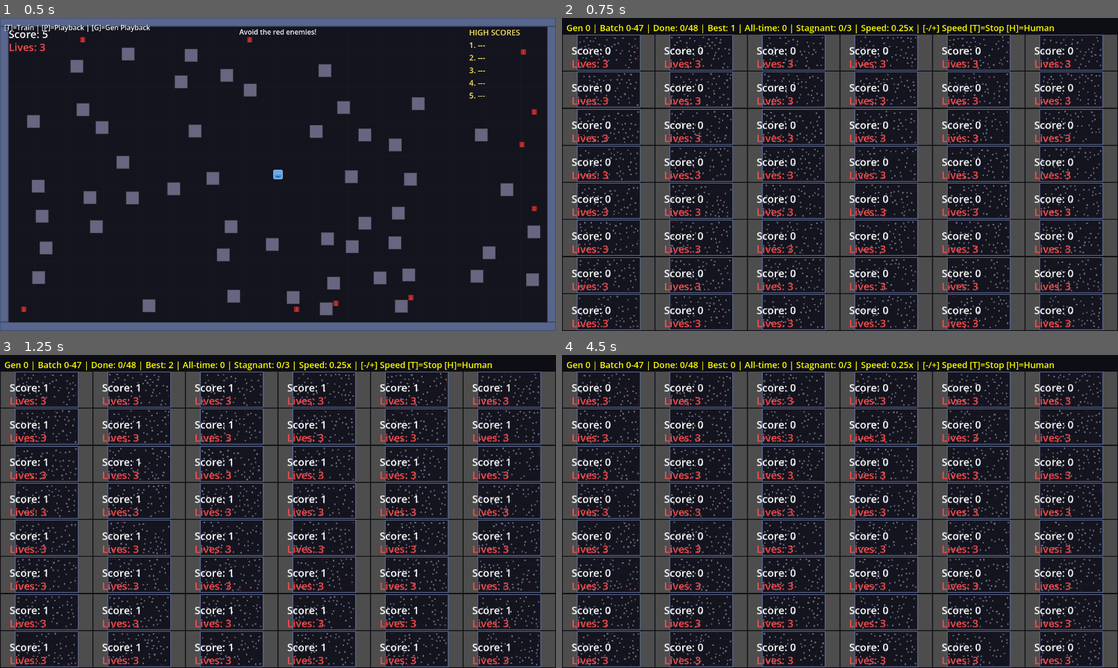
Above: before the commit, frames 1-4 (two rows, left to right).
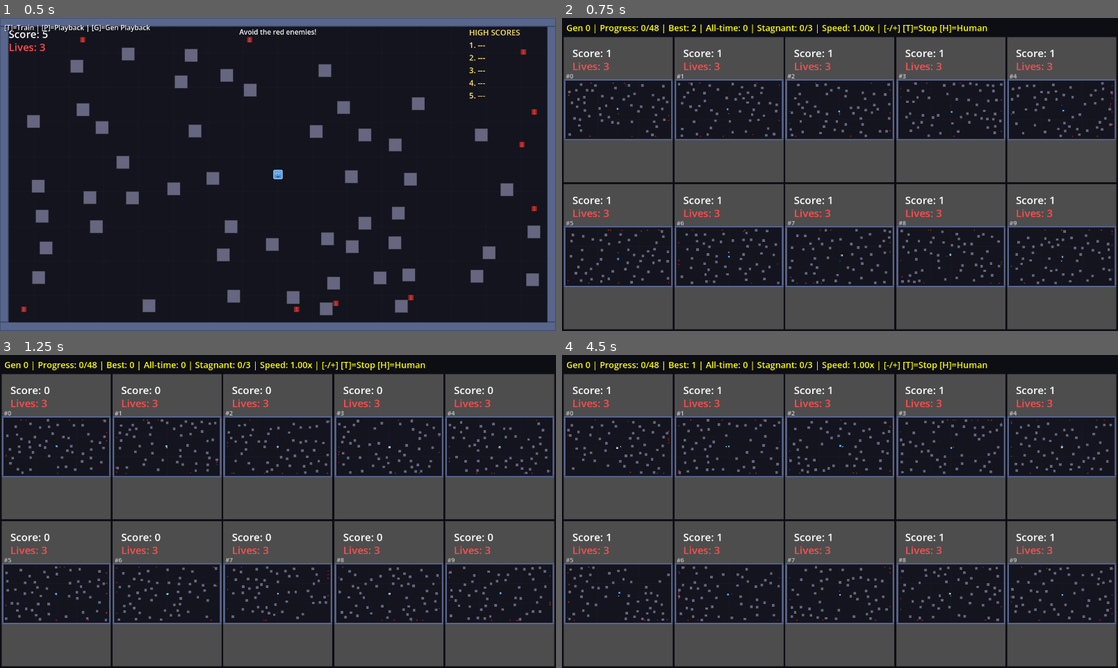
Above: after the commit, the same moments.

Repository: aryavolkan/evolve
Game: Godot game, scene res://main.tscn
Same seed, same stepped clock (60 frames per second), same inputs: the game is played once before the commit and once after it.
Inputs:
- Up to frame 1 (0.5 s): no input
- Up to frame 2 (0.75 s): tap Enter (ui_accept) at 0.5 s; hold D (shoot_right) from 0.53 s (still down); hold T from 0.53 s (still down)
- Up to frame 3 (1.25 s): keep holding D (shoot_right); keep holding T; tap Enter (ui_accept) at 0.77 s
- Up to frame 4 (4.5 s): release D (shoot_right) at 1.28 s; release T at 1.28 s; hold S (shoot_down) 1.28-2.03 s; tap Shift at 1.35 s; tap Enter (ui_accept) at 1.52, 3.02, 3.77 s; hold D (shoot_right) 2.03-2.78 s; hold P 2.03-2.78 s; hold W (shoot_up) 2.78-3.53 s; tap H at 2.85 s; hold G 3.53-4.28 s; hold A (shoot_left) from 3.53 s (still down); tap T at 4.35 s

Frame 1 is identical in both runs. In frame 2, 60% of the frame differs, in the area x 0-100%, y 2-100%; in frame 3, 59%; in frame 4, 60%.

Commit message:
Switch to rolling batch training with 5x2 grid
- Change from 48 parallel arenas to 10 (5x2 grid layout)
- Implement rolling replacement: when one individual dies, next in
  population takes its slot immediately
- Remove time limit - individuals only end on game over
- Remove auto-scaling speed, use discrete steps: 0.25, 0.5, 1, 1.5, 2, 4x
- Fix integer division bug for grid positioning
- Update stats display to show progress as evaluated/total

Co-Authored-By: Claude Opus 4.5 <noreply@anthropic.com>

Diff:
--- a/training_manager.gd
+++ b/training_manager.gd
@@ -20,9 +20,12 @@
 # Configuration
 var population_size: int = 48
 var max_generations: int = 100
-var max_eval_time: float = 60.0
 var time_scale: float = 1.0
-var parallel_count: int = 48  # Number of parallel arenas (6x8 grid)
+var parallel_count: int = 10  # Number of parallel arenas (5x2 grid)
+
+# Rolling evaluation - next individual to evaluate
+var next_individual: int = 0
+var evaluated_count: int = 0
 
 # Paths
 const BEST_NETWORK_PATH := "user://best_network.nn"
@@ -233,18 +236,18 @@
 	_update_container_size()
 
 	var size = get_window_size()
-	var cols = 6
-	var rows = 8
-	var gap = 2
-	var top_margin = 36
+	var cols = 5
+	var rows = 2
+	var gap = 4
+	var top_margin = 40
 
 	# Simple calculation: divide available space evenly
 	var arena_w = (size.x - gap * (cols + 1)) / cols
 	var arena_h = (size.y - top_margin - gap * (rows + 1)) / rows
 
 	for i in eval_instances.size():
-		var col = i % cols
-		var row = i / cols
+		var col: int = i % cols
+		var row: int = int(i / cols)
 		var x = gap + col * (arena_w + gap)
 		var y = top_margin + gap + row * (arena_h + gap)
 		eval_instances[i].container.position = Vector2(x, y)
@@ -259,10 +262,10 @@
 
 	# Set initial position and size immediately (don't wait for deferred update)
 	var size = get_window_size()
-	var cols = 6
-	var rows = 8
-	var gap = 2
-	var top_margin = 36
+	var cols = 5
+	var rows = 2
+	var gap = 4
+	var top_margin = 40
 	var arena_w = (size.x - gap * (cols + 1)) / cols
 	var arena_h = (size.y - top_margin - gap * (rows + 1)) / rows
 	var x = gap + grid_x * (arena_w + gap)
@@ -317,22 +320,35 @@
 
 
 func start_next_batch() -> void:
-	## Start evaluating the next batch of individuals in parallel.
+	## Start evaluating the first batch of individuals (rolling replacement after).
 	cleanup_training_instances()
 
-	var batch_end: int = mini(current_batch_start + parallel_count, population_size)
-
-	print("Gen %d: Evaluating individuals %d-%d..." % [
-		generation, current_batch_start, batch_end - 1
-	])
-
-	var grid_index = 0
-	for i in range(current_batch_start, batch_end):
-		var grid_x = grid_index % 6
-		var grid_y = grid_index / 6
+	# Reset rolling counters
+	next_individual = parallel_count  # First 10 are started, next is #10
+	evaluated_count = 0
+
+	print("Gen %d: Starting evaluation (rolling batches of %d)..." % [generation, parallel_count])
+
+	for i in range(parallel_count):
+		var grid_x: int = i % 5
+		var grid_y: int = i / 5
 		var instance = create_eval_instance(i, grid_x, grid_y)
 		eval_instances.append(instance)
-		grid_index += 1
+
+
+func replace_eval_instance(slot_index: int, individual_index: int) -> void:
+	## Replace a completed evaluation slot with a new individual.
+	var old_eval = eval_instances[slot_index]
+	var grid_x: int = slot_index % 5
+	var grid_y: int = int(slot_index / 5)
+
+	# Clean up old instance
+	if is_instance_valid(old_eval.container):
+		old_eval.container.queue_free()
+
+	# Create new instance in same slot
+	var new_instance = create_eval_instance(individual_index, grid_x, grid_y)
+	eval_instances[slot_index] = new_instance
 
 
 func cleanup_training_instances() -> void:
@@ -356,14 +372,13 @@
 
 
 func _process_parallel_training(delta: float) -> void:
-	var all_done := true
 	var active_count := 0
 
-	for eval in eval_instances:
+	for i in eval_instances.size():
+		var eval = eval_instances[i]
 		if eval.done:
 			continue
 
-		all_done = false
 		active_count += 1
 		eval.time += delta
 
@@ -371,44 +386,35 @@
 		var action: Dictionary = eval.controller.get_action()
 		eval.player.set_ai_action(action.move_direction, action.shoot_direction)
 
-		# Unpause if paused
-		if eval.scene.get_tree():
-			eval.viewport.get_tree()
-
-		var game_over: bool = eval.scene.game_over
-		var time_exceeded: bool = eval.time >= max_eval_time
-
-		if game_over or time_exceeded:
+		# Check if game over (no time limit)
+		if eval.scene.game_over:
 			var fitness: float = eval.scene.score
 			evolution.set_fitness(eval.index, fitness)
 			eval.done = true
+			evaluated_count += 1
 			active_count -= 1
 
-	# Auto-scale speed based on active arenas (0.25x at full -> 2x when few remain)
-	if eval_instances.size() > 0:
-		var active_ratio: float = float(active_count) / eval_instances.size()
-		# Lerp from 2.0 (0% active) to 0.25 (100% active)
-		time_scale = lerpf(2.0, 0.25, active_ratio)
-		Engine.time_scale = time_scale
+			# Replace with next individual if available
+			if next_individual < population_size:
+				replace_eval_instance(i, next_individual)
+				next_individual += 1
+
+	# Check if generation complete
+	if evaluated_count >= population_size:
+		evolution.evolve()
+		evaluated_count = 0
+		next_individual = 0
+
+		if evolution.get_generation() >= max_generations:
+			stop_training()
+			return
+
+		# Start fresh batch for new generation
+		start_next_batch()
 
 	# Update stats display
 	update_training_stats_display()
 
-	if all_done and eval_instances.size() > 0:
-		# Batch complete
-		current_batch_start += parallel_count
-
-		if current_batch_start >= population_size:
-			# Generation complete, evolve
-			evolution.evolve()
-			current_batch_start = 0
-
-			if evolution.get_generation() >= max_generations:
-				stop_training()
-				return
-
-		start_next_batch()
-
 	stats_updated.emit(get_stats())
 
 
@@ -418,20 +424,15 @@
 
 	var stats_label = training_container.get_node_or_null("StatsLabel")
 	if stats_label:
-		var completed = 0
 		var best_current = 0.0
 		for eval in eval_instances:
-			if eval.done:
-				completed += 1
-			if eval.scene.score > best_current:
+			if not eval.done and eval.scene.score > best_current:
 				best_current = eval.scene.score
 
-		stats_label.text = "Gen %d | Batch %d-%d | Done: %d/%d | Best: %.0f | All-time: %.0f | Stagnant: %d/%d | Speed: %.2fx | [-/+] Speed [T]=Stop [H]=Human" % [
+		stats_label.text = "Gen %d | Progress: %d/%d | Best: %.0f | All-time: %.0f | Stagnant: %d/%d | Speed: %.2fx | [-/+] [T]=Stop [H]=Human" % [
 			generation,
-			current_batch_start,
-			mini(current_batch_start + parallel_count, population_size) - 1,
-			completed,
-			eval_instances.size(),
+			evaluated_count,
+			population_size,
 			best_current,
 			all_time_best,
 			generations_without_improvement,
@@ -608,10 +609,8 @@
 	return {
 		"mode": Mode.keys()[current_mode],
 		"generation": generation,
-		"individual": current_batch_start,
+		"evaluated_count": evaluated_count,
 		"population_size": population_size,
-		"eval_time": 0.0,
-		"max_eval_time": max_eval_time,
 		"best_fitness": best_fitness,
 		"all_time_best": all_time_best,
 		"current_score": main_scene.score if main_scene else 0.0,
@@ -630,7 +629,7 @@
 	return current_mode != Mode.HUMAN
 
 
-const SPEED_STEPS: Array[float] = [0.25, 0.5, 1.0, 1.5, 2.0]
+const SPEED_STEPS: Array[float] = [0.25, 0.5, 1.0, 1.5, 2.0, 4.0]
 
 func adjust_speed(delta: float) -> void:
 	## Adjust training speed up or down through discrete steps.
